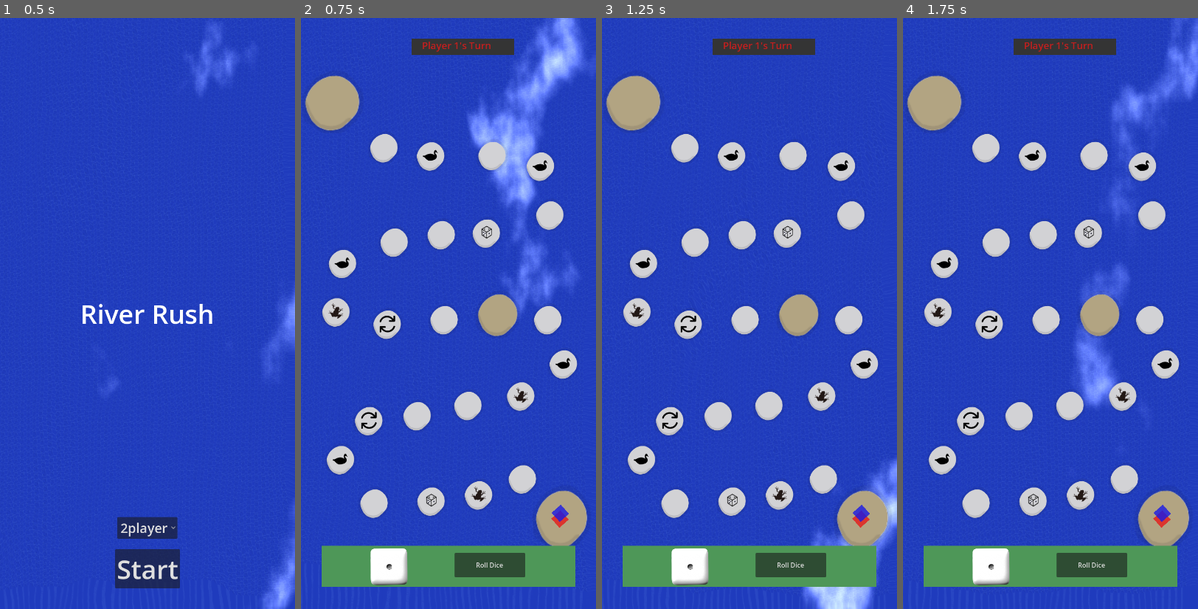
Above: before the commit, frames 1-4 (left to right).
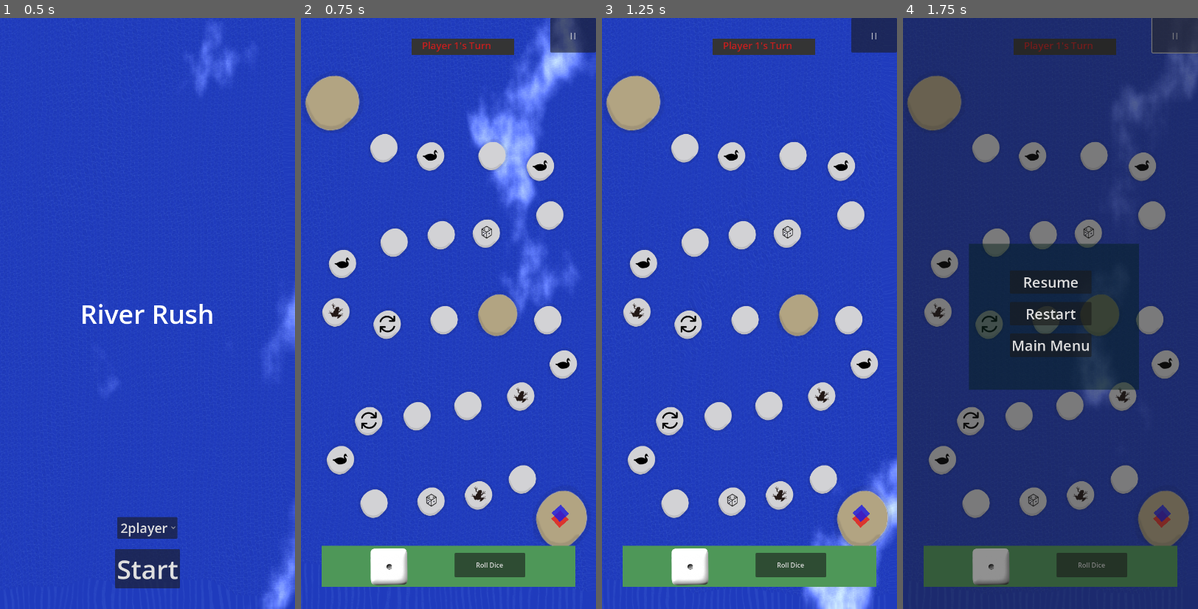
Above: after the commit, the same moments.

Repository: dcryptoniun/RiverRush-Mobile
Game: Godot game, scene res://scenes/main_menu.tscn
Two runs of this game, one before a commit and one after it. Both use one fixed random seed, a clock stepped at 60 frames per second and the inputs below. The engine's default icon, where the game draws it, is replaced by a stand-in: a white triangle on a blue panel in a dark square.
Inputs (mouse positions are in pixels of both pictures, inside the frame that each line leads up to):
- Up to frame 1 (0.5 s): no input
- Up to frame 2 (0.75 s): click "Start" at 0.5 s
- Up to frame 3 (1.25 s): no input
- Up to frame 4 (1.75 s): click (1174, 35) at 1.25 s, where only the run after the commit has a clickable "||"

Frame 1 is identical in both runs. In frame 2, 0.9% of the frame differs, in the area x 84-100%, y 0-6%; in frame 3, 0.9%; in frame 4, 99%, in the area x 0-100%, y 0-100%.

Commit message:
feat(pause-menu): add pause menu functionality to game board
Introduce a pause menu feature that allows players to pause the game, resume, restart, or return to the main menu. The pause menu is integrated into the game board scene and includes a script to handle its functionality. A pause button is added to the game board to trigger the menu.

Diff:
--- a/scenes/game_board.tscn
+++ b/scenes/game_board.tscn
@@ -327,4 +327,16 @@
 theme_override_font_sizes/font_size = 24
 text = "Player 1's Turn"
 
+[node name="PauseButton" type="Button" parent="CanvasLayer"]
+unique_name_in_owner = true
+process_mode = 3
+anchors_preset = 1
+anchor_left = 1.0
+anchor_right = 1.0
+offset_left = -112.0
+offset_bottom = 84.0
+grow_horizontal = 0
+text = "||"
+
 [connection signal="pressed" from="MarginContainer/DiceContainer/RollButton" to="." method="roll_dice"]
+[connection signal="pressed" from="CanvasLayer/PauseButton" to="." method="_on_pause_button_pressed"]
--- /dev/null
+++ b/scenes/pause_menu.tscn
@@ -0,0 +1,64 @@
+[gd_scene load_steps=2 format=3 uid="uid://bplfvre0qtldv"]
+
+[ext_resource type="Script" uid="uid://b4f543t68clh8" path="res://scripts/pause_menu.gd" id="1_yvnxv"]
+
+[node name="PauseMenu" type="CanvasLayer"]
+process_mode = 3
+script = ExtResource("1_yvnxv")
+
+[node name="ColorRect" type="ColorRect" parent="."]
+anchors_preset = 15
+anchor_right = 1.0
+anchor_bottom = 1.0
+grow_horizontal = 2
+grow_vertical = 2
+color = Color(0.0980392, 0.0980392, 0.0980392, 0.478431)
+
+[node name="ColorRect2" type="ColorRect" parent="."]
+anchors_preset = 8
+anchor_left = 0.5
+anchor_top = 0.5
+anchor_right = 0.5
+anchor_bottom = 0.5
+offset_left = -199.0
+offset_top = -170.0
+offset_right = 216.0
+offset_bottom = 186.0
+grow_horizontal = 2
+grow_vertical = 2
+size_flags_vertical = 3
+color = Color(0.00895073, 0.120105, 0.0916936, 0.478431)
+
+[node name="VBoxContainer" type="VBoxContainer" parent="."]
+anchors_preset = 8
+anchor_left = 0.5
+anchor_top = 0.5
+anchor_right = 0.5
+anchor_bottom = 0.5
+offset_left = -20.0
+offset_top = -20.0
+offset_right = 20.0
+offset_bottom = 20.0
+grow_horizontal = 2
+grow_vertical = 2
+theme_override_constants/separation = 20
+
+[node name="ResumeButton" type="Button" parent="VBoxContainer"]
+layout_mode = 2
+theme_override_font_sizes/font_size = 35
+text = "Resume
+"
+
+[node name="RestartButton" type="Button" parent="VBoxContainer"]
+layout_mode = 2
+theme_override_font_sizes/font_size = 35
+text = "Restart"
+
+[node name="MainMenuButton" type="Button" parent="VBoxContainer"]
+layout_mode = 2
+theme_override_font_sizes/font_size = 35
+text = "Main Menu"
+
+[connection signal="pressed" from="VBoxContainer/ResumeButton" to="." method="_on_resume_button_pressed"]
+[connection signal="pressed" from="VBoxContainer/RestartButton" to="." method="_on_restart_button_pressed"]
+[connection signal="pressed" from="VBoxContainer/MainMenuButton" to="." method="_on_main_menu_button_pressed"]
--- a/scenes/player.tscn
+++ b/scenes/player.tscn
@@ -1,6 +1,9 @@
-[gd_scene format=3 uid="uid://dq1wposp3wtev"]
+[gd_scene load_steps=2 format=3 uid="uid://dq1wposp3wtev"]
+
+[ext_resource type="Script" uid="uid://b4f543t68clh8" path="res://scripts/pause_menu.gd" id="1_3vyb7"]
 
 [node name="Player" type="Node2D"]
+script = ExtResource("1_3vyb7")
 
 [node name="ColorRect" type="ColorRect" parent="."]
 offset_left = -15.0
--- a/scripts/game_board.gd
+++ b/scripts/game_board.gd
@@ -35,6 +35,7 @@
 var stone_node_positions = {}  # Will store actual positions of stones in the scene
 var path_2d = null  # Reference to Path2D for player movement
 var is_moving = false  # Flag to track if player is currently moving
+var pause_menu = null  # Reference to the pause menu
 
 func _ready():
 	# Initialize the game board
@@ -74,6 +75,21 @@
 
 	# Get reference to Path2D for player movement
 	path_2d = $Path2D
+
+	# Setup pause menu
+	var pause_menu_scene = load("res://scenes/pause_menu.tscn")
+	if pause_menu_scene:
+		pause_menu = pause_menu_scene.instantiate()
+		if pause_menu:
+			pause_menu.process_mode = Node.PROCESS_MODE_ALWAYS
+			add_child(pause_menu)
+			pause_menu.visible = false
+		else:
+			print("Error: Failed to instantiate pause menu scene")
+	else:
+		print("Error: Failed to load pause menu scene")
+
+	# Connect pause button signal
 
 	# Store positions of all stones for player movement
 	store_stone_positions()
@@ -475,6 +491,16 @@
 						# This ensures the turn order is preserved
 						handle_wood_log_collision_for_player(i)
 
+# Add pause button functionality
+func _on_pause_button_pressed():
+	if pause_menu:
+		pause_menu.visible = true
+		get_tree().paused = true
+	else:
+		print("Warning: Pause menu not available")
+		# Still pause the game even if menu isn't available
+		get_tree().paused = true
+
 # Function to handle player movement on the board
 func move_player(player_node, steps):
 	# If player is already moving or wood log is moving, don't allow another move
--- /dev/null
+++ b/scripts/pause_menu.gd
@@ -0,0 +1,42 @@
+extends CanvasLayer
+
+# This script handles the pause menu functionality
+
+func _ready():
+	# Make sure the pause menu is hidden when the game starts
+	visible = false
+
+# Resume button handler
+func _on_resume_button_pressed():
+	# Hide the pause menu
+	visible = false
+	# Resume the game
+	get_tree().paused = false
+
+# Restart button handler
+func _on_restart_button_pressed():
+	# Resume the game before restarting
+	get_tree().paused = false
+	# Reload the current scene
+	get_tree().reload_current_scene()
+
+# Main menu button handler
+func _on_main_menu_button_pressed():
+	# Resume the game before changing scenes
+	get_tree().paused = false
+
+	# Load the main menu scene
+	var main_menu_scene = load("res://scenes/main_menu.tscn").instantiate()
+
+	# Get the current scene to remove it later
+	var current_scene = get_tree().current_scene
+
+	# Add the new scene to the tree
+	get_tree().root.add_child(main_menu_scene)
+
+	# Set the new scene as current
+	get_tree().current_scene = main_menu_scene
+
+	# Remove the old scene
+	get_tree().root.remove_child(current_scene)
+	current_scene.queue_free()
Not shown, added: scripts/pause_menu.gd.uid
